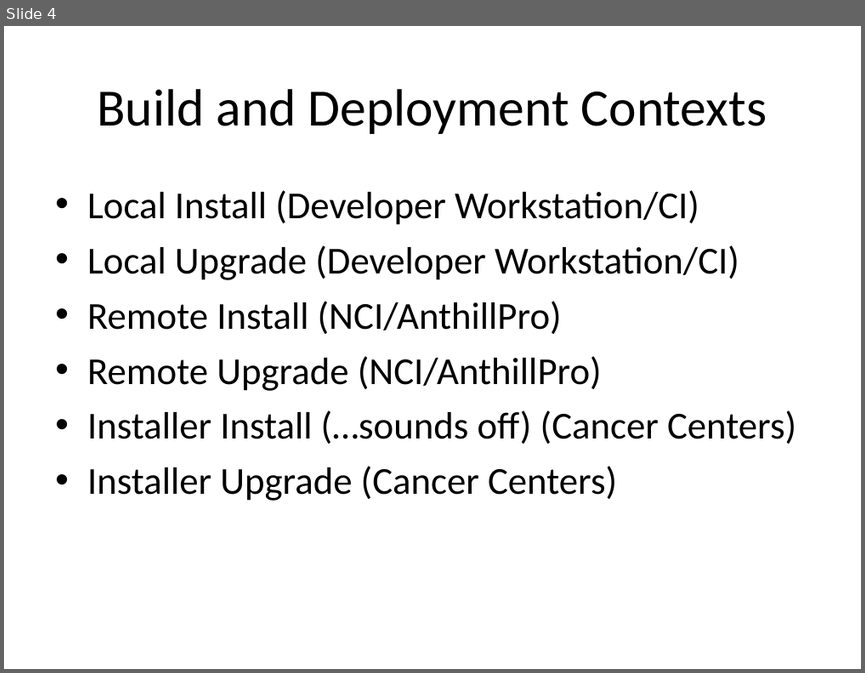
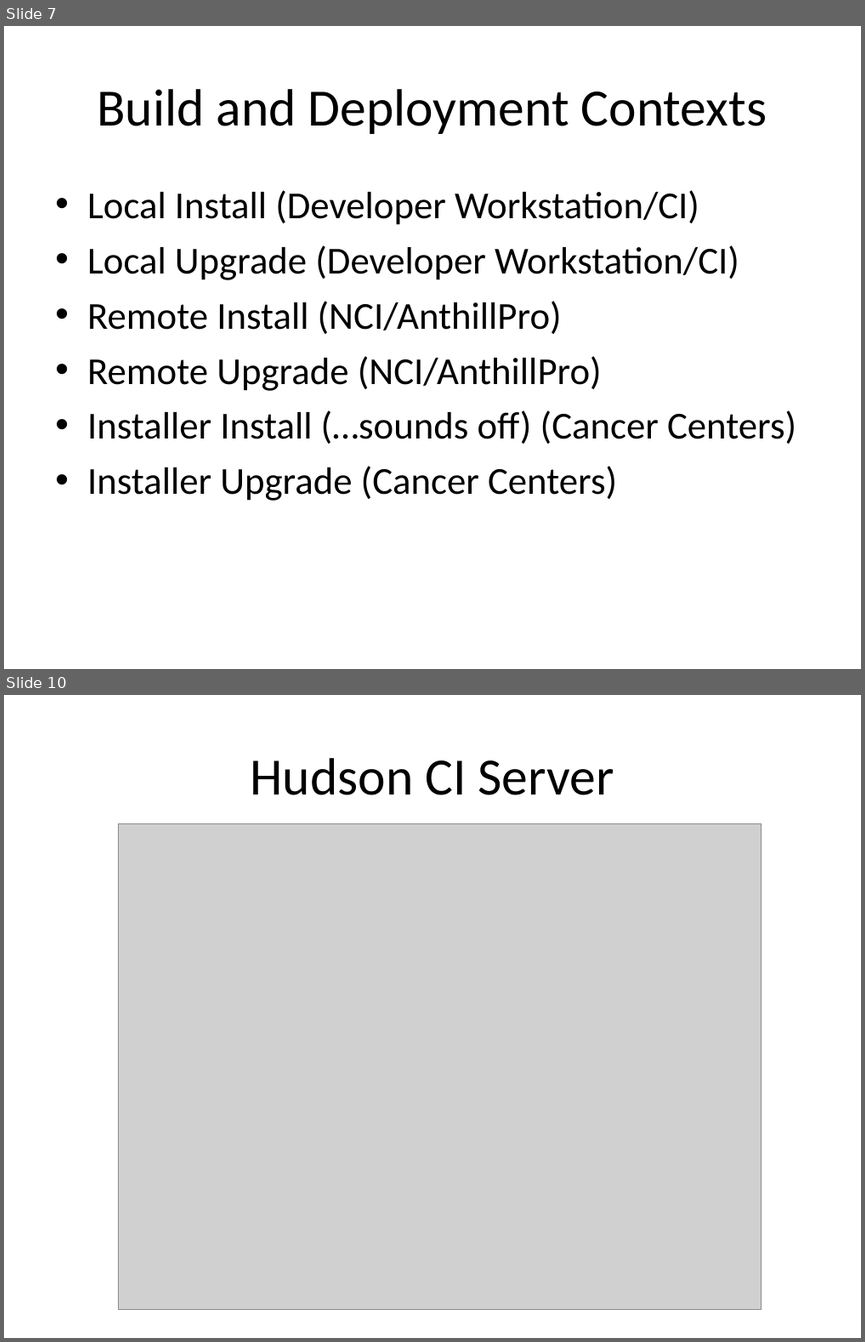
Before and after one commit to CBIIT/common-security-module-docs, a slide deck: deployment/automation/csmupt-bda-training.ppt. Shown one above the other, each under a label of ours: slide 4 before the commit, slides 7 and 10 after it; the slides between them are not shown. The pictures are 865x673 and 865x1342 pixels, drawn with LibreOffice and Linux fonts; fonts in the diff are those of the drawing; grey boxes stand for pictures. Boxes give left, top, right and bottom in pixels: in the first picture for what was removed or moved away, otherwise in the second. Text is boxed around its words. In the diff, an @@ line names an element or a change of style, - is before the commit and + after.

```diff
--- a/deployment/automation/csmupt-bda-training.ppt
+++ b/deployment/automation/csmupt-bda-training.ppt
@@ slide 10 added at bbox=[4, 695, 861, 1338], background #FFFFFF @@
@@ title added at bbox=[250, 758, 614, 795], 44 pt, text #000000 @@
+Hudson CI Server
@@ picture added at bbox=[118, 823, 760, 1309] @@
@@ what was slide 4 is now slide 7 @@
```
Also in this commit, not shown: 2 slides changed, 6 other slides added, 3 slides removed.
